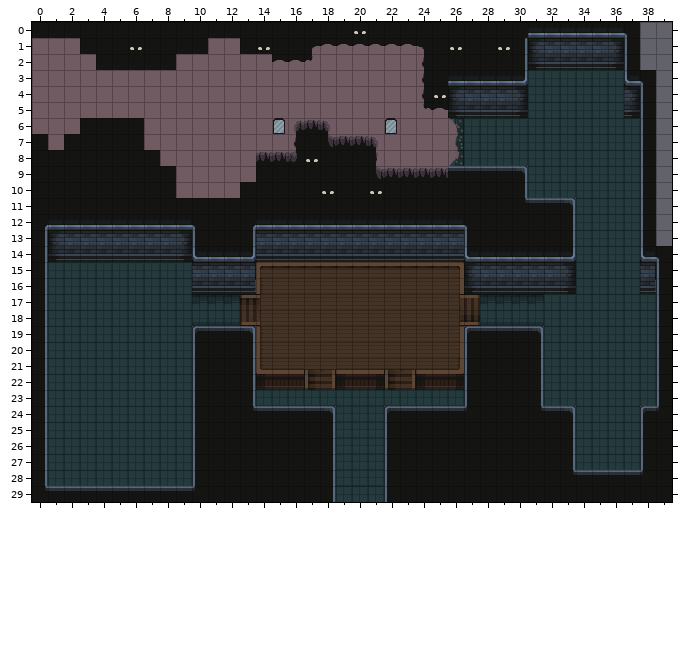
A Tiled map gets an edit: Assets/Tiled2Unity/Level2.tmx. Above: the version before the commit.
Cells are 16x16 px. Shown: x 0..39, y 0..29.
After the commit:
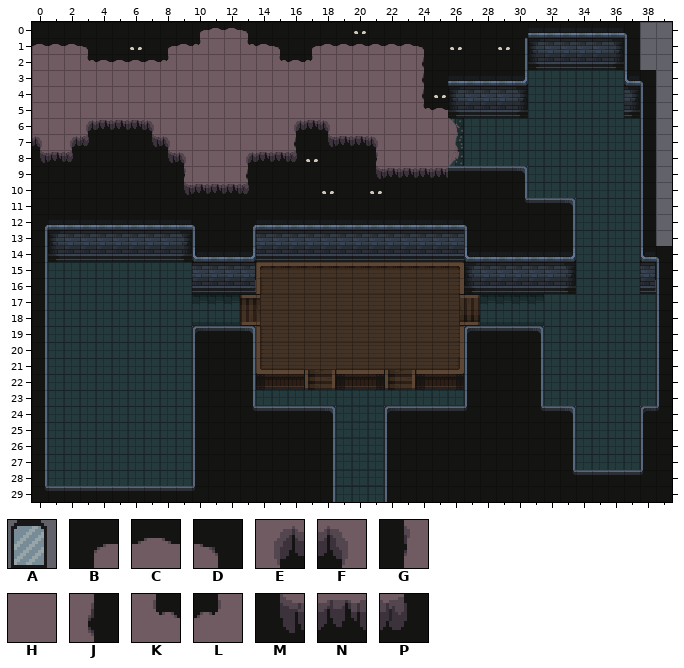
Key: from "Furniture": A 523; from "PisoDark": B 0, C 1, D 2, E 3, F 4, G 5, H 6, J 7, K 8, L 9, M 10, N 11, P 12.
_ is an empty cell, . an unchanged one.
Diff:
--- layer "Piso"
@@ x 0..15 @@
- 0 ..........____..
- 1 HHH_....___..___
- 2 ...H_____......C
+ 0 ..........BCCD..
+ 1 CCCD....BCL..KCD
+ 2 ...KCCCCL......K
@@ x 0..13 @@
- 6 ...____H......
- 7 _.__...HH.....
- 8 ___.....HH...H
- 9 .........H...H
-10 .........HHHH_
+ 6 ...ENNNF......
+ 7 F.EP...MF.....
+ 8 MNP.....MF...E
+ 9 .........G...J
+10 .........MNNNP
--- layer "Paredes"
@@ x 15..22 @@
- 6 A......A
+ 6 _......_
